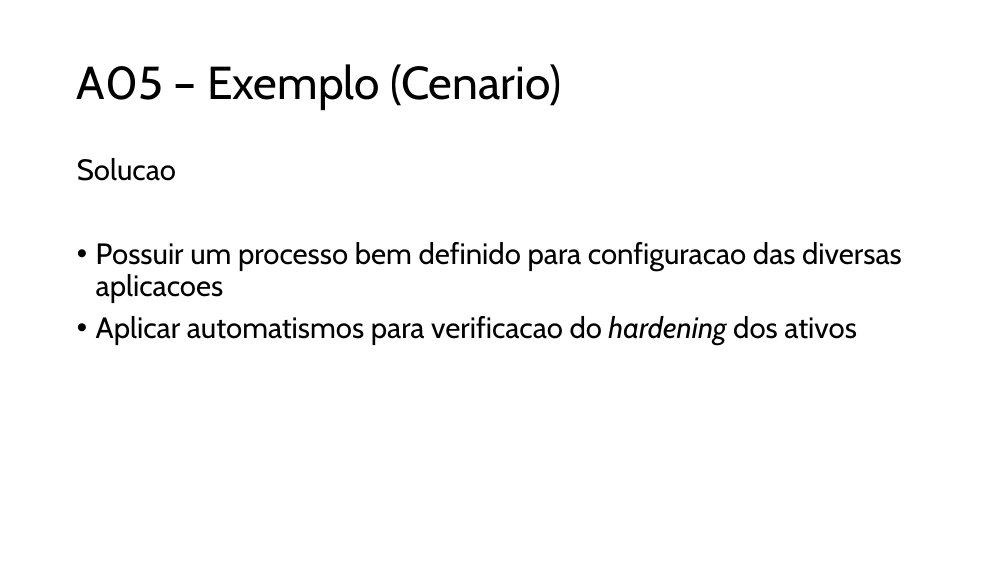
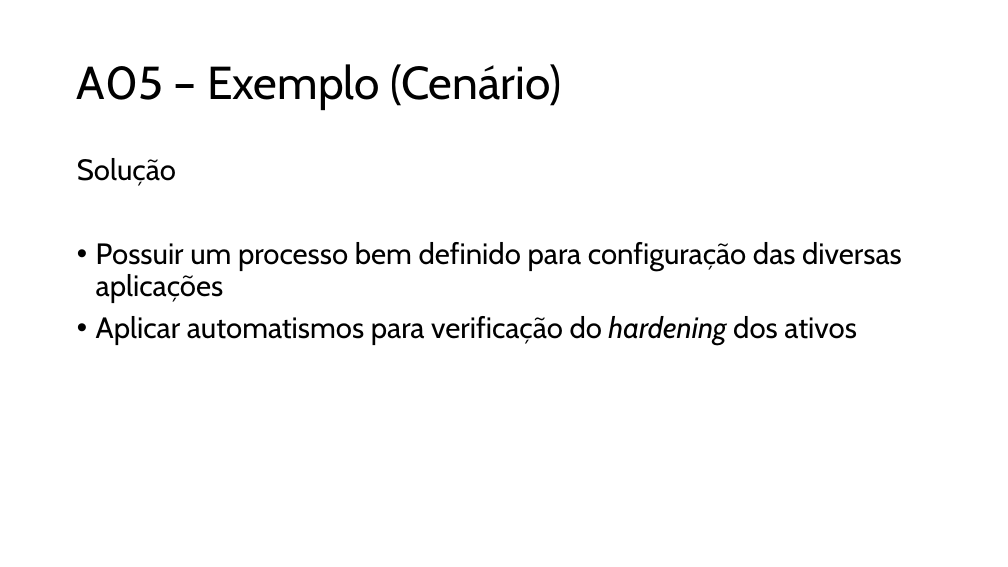
Before and after one commit to raqsilva8/pme-devsecops-toolkit, a slide deck: slide 23 of Material_de_Treino/DesenvolvimentoSeguro_tecnico.pptx. Drawn at 1008x567 pixels with LibreOffice and Linux fonts; fonts in the diff are those of the drawing. Boxes give left, top, right and bottom in pixels: in the first picture for what was removed or moved away, otherwise in the second. Text is boxed around its words. In the diff, an @@ line names an element or a change of style, - is before the commit and + after.

```diff
--- a/Material_de_Treino/DesenvolvimentoSeguro_tecnico.pptx
+++ b/Material_de_Treino/DesenvolvimentoSeguro_tecnico.pptx
@@ title at box(77, 64, 561, 110): text changed @@
-A05 – Exemplo (Cenario)
+A05 – Exemplo (Cenário)
@@ text at box(77, 158, 902, 345): text changed @@
-Solucao
-• Possuir um processo bem definido para configuracao das diversas aplicacoes
-• Aplicar automatismos para verificacao do hardening dos ativos
+Solução
+• Possuir um processo bem definido para configuração das diversas aplicações
+• Aplicar automatismos para verificação do hardening dos ativos
```
Also in this commit, not shown: 7 other slides changed, 1 slide removed, 1 other file.
